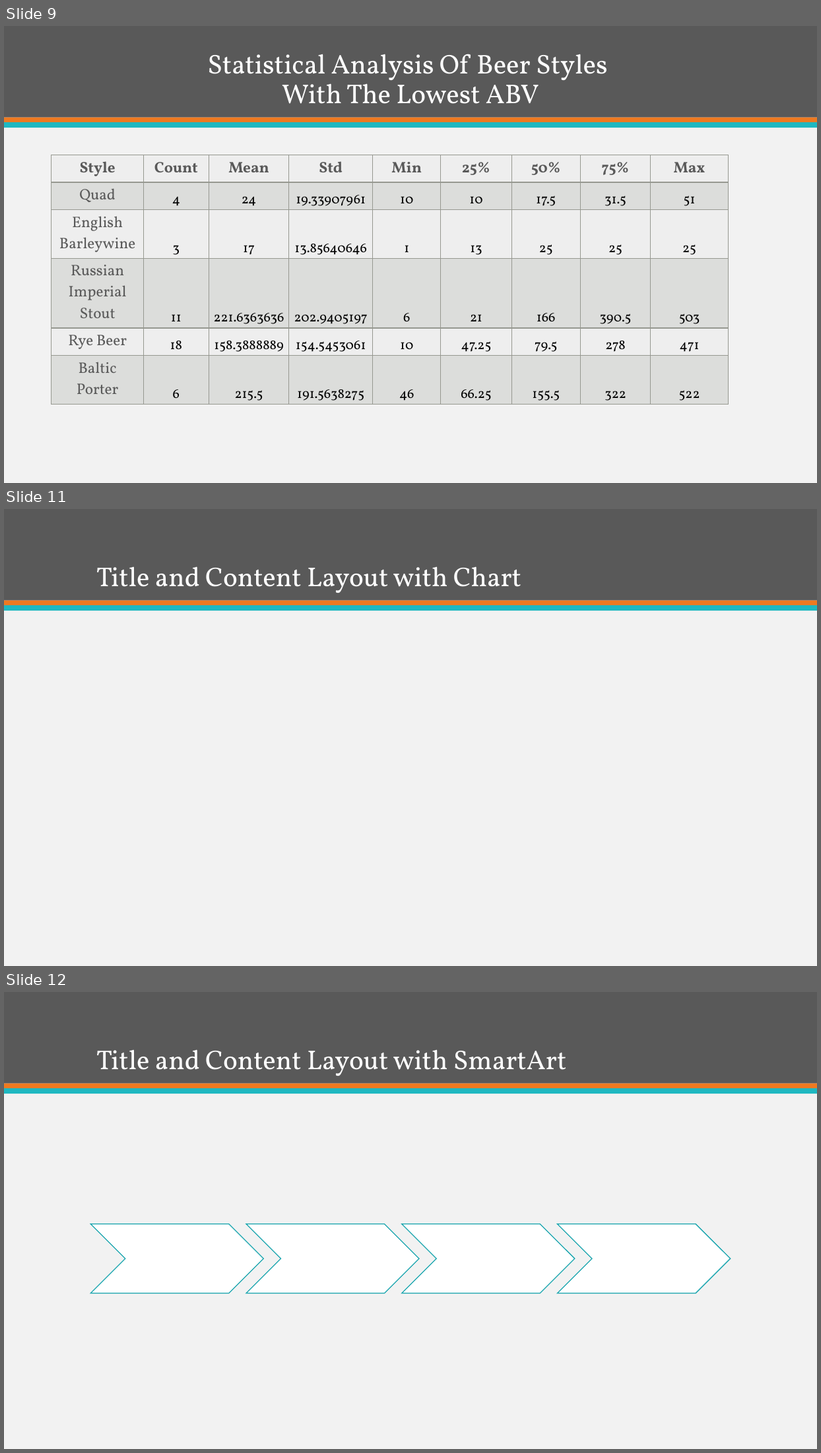
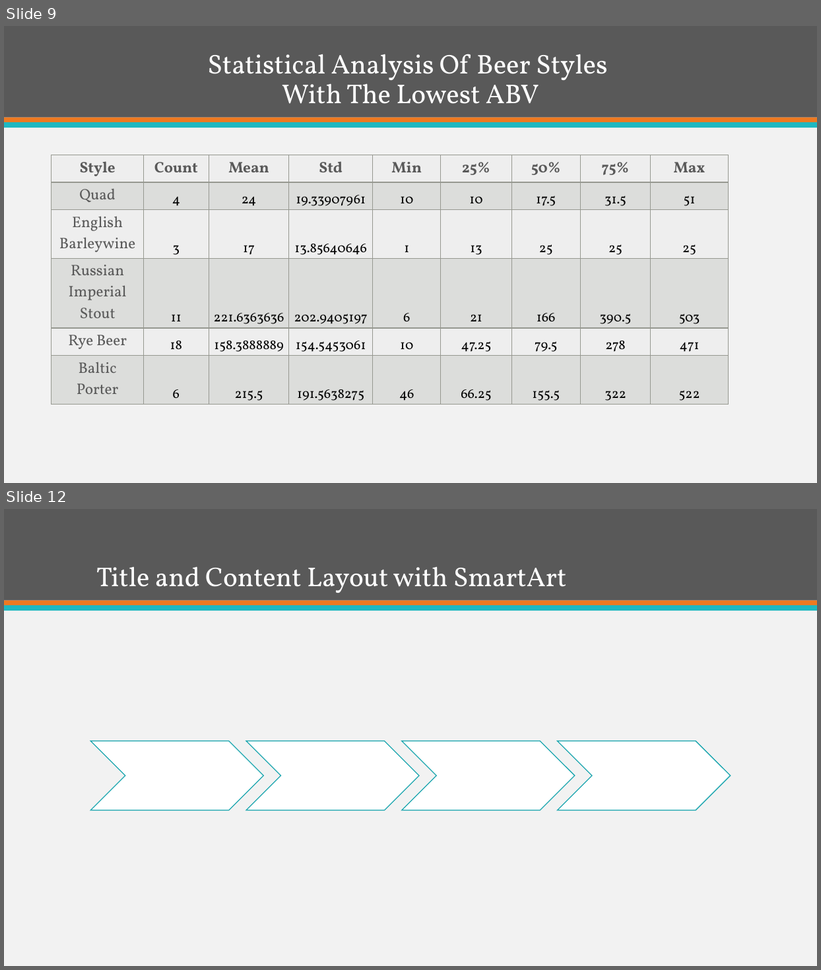
Before and after one commit to ItsGreyedOut/Brewery-Startup, a slide deck: presentation.pptx. Shown one above the other, each under a label of ours: slides 9, 11 and 12 before the commit, slides 9 and 12 after it; the slides between them are not shown. The pictures are 821x1453 and 821x970 pixels, drawn with LibreOffice and Linux fonts; fonts in the diff are those of the drawing. Boxes give left, top, right and bottom in pixels: in the first picture for what was removed or moved away, otherwise in the second. Text is boxed around its words. In the diff, an @@ line names an element or a change of style, - is before the commit and + after.

```diff
--- a/presentation.pptx
+++ b/presentation.pptx
@@ slide 11 removed at (4, 509, 817, 966), background #F2F2F2; not listed: 3 template elements that a slide beside it also shows @@
@@ title removed at (96, 566, 521, 593) @@
-Title and Content Layout with Chart
```
Also in this commit, not shown: 1 slide changed, 1 slide added, 2 other files.
